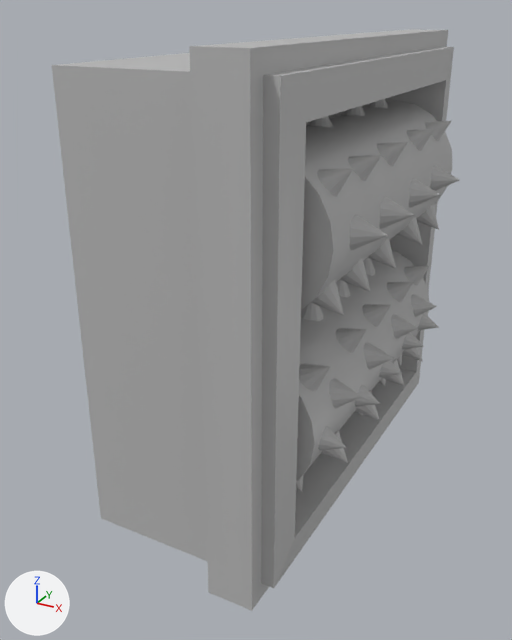
A saved change to the FBX model Art/unanimated models/shredderUnanimated.fbx.
Rendered twice from a 50 mm lens placed at (0.624, -1.49, 0.853), pointed at (-0.144, -0.094, 0.155). The lights are fixed; the arrows at lower left show +X, +Y and +Z. Where no turn or scale is listed for an object, it has been applied to the vertices.
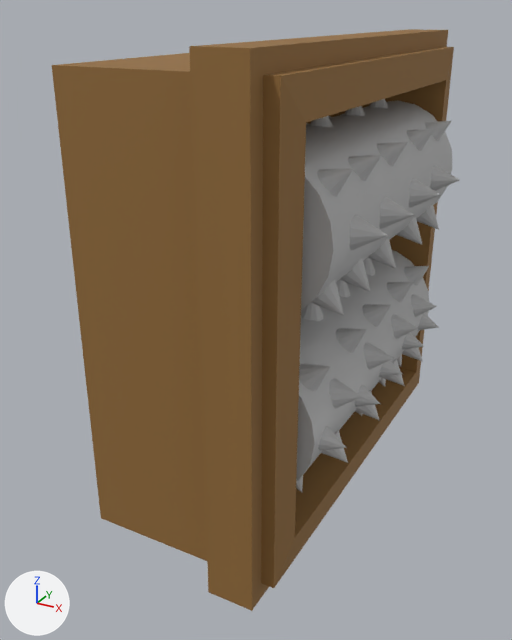
Boxes [x1, y1, x2, y2] around the edits, measured in the pictures (512 x 640 px):
'pCube81', recoloured (grey to brown): [52, 29, 454, 611] in both

The edits, one by one:
Material 'blinn2' (mat_blinn2) is new.
Its base color is (0.292, 0.149, 0.0399) (brown #936c38).
Its roughness is 0.749.
me_mesh_002 has 40 vertices, 38 faces and spans x -0.237..0.237, y -0.54..0.54, z -0.54..0.54.
me_mesh_002 no longer uses material mat_lambert1 (grey #bcbcbc).
me_mesh_002 now uses material mat_blinn2 (brown #936c38).
